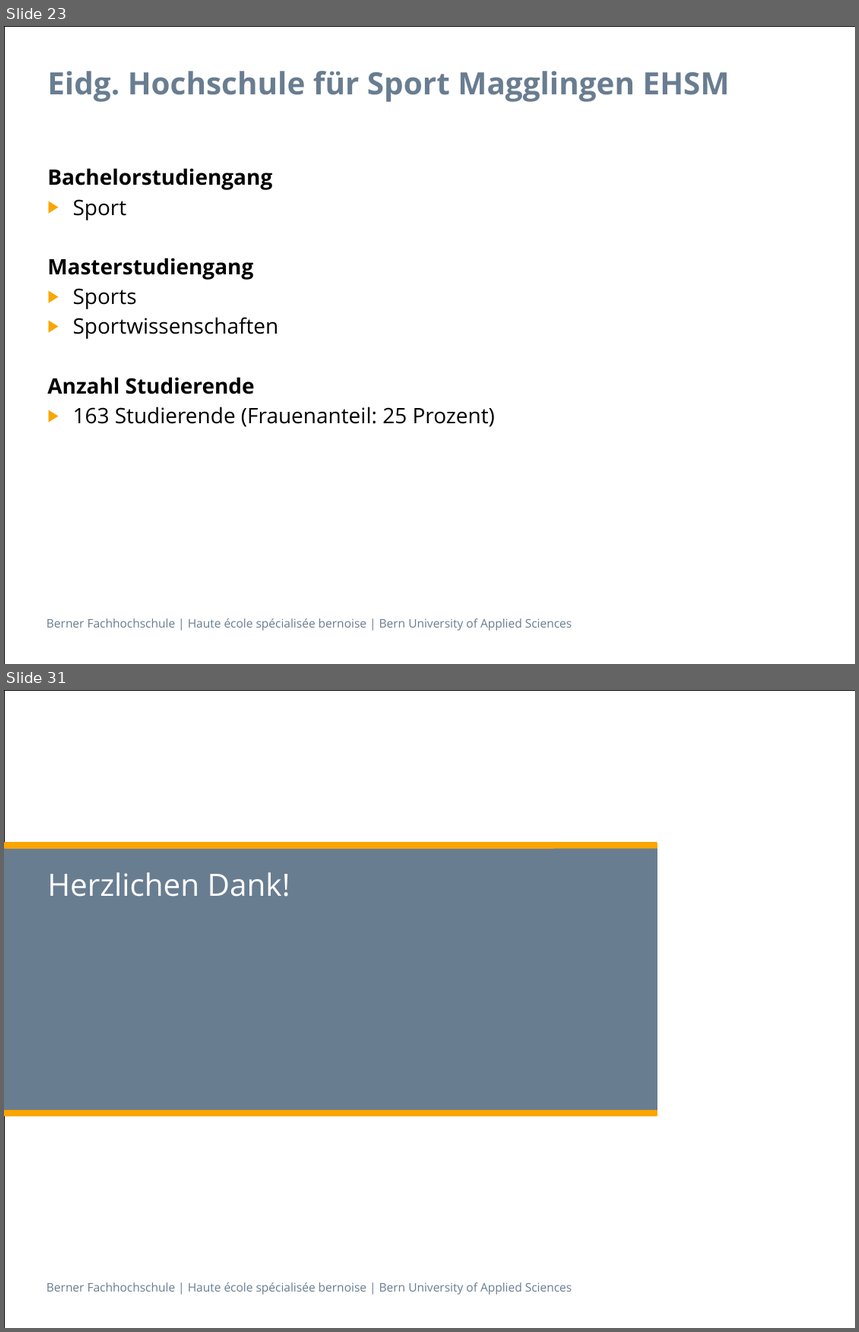
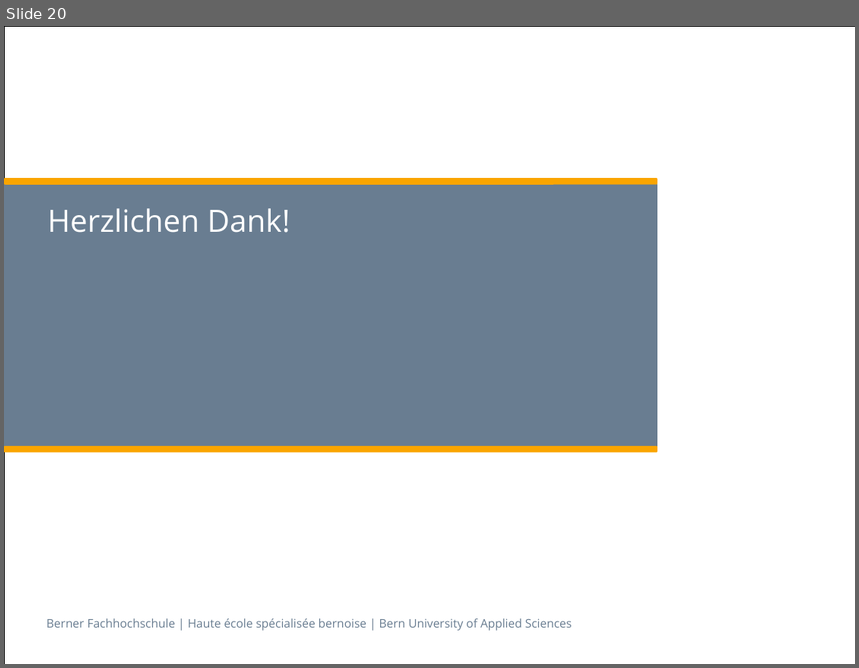
Before and after one commit to swisszeni/ch.bfh.btx8081.w2014.red, a slide deck: doc/finalPresentation/Praesentation_BFH_2013 copy.pptx. Shown one above the other, each under a label of ours: slides 23 and 31 before the commit, slide 20 after it; the slides between them are not shown. The pictures are 859x1332 and 859x668 pixels, drawn with LibreOffice and Linux fonts; fonts in the diff are those of the drawing. Boxes give left, top, right and bottom in pixels: in the first picture for what was removed or moved away, otherwise in the second. Text is boxed around its words. In the diff, an @@ line names an element or a change of style, - is before the commit and + after.

```diff
--- a/doc/finalPresentation/Praesentation_BFH_2013 copy.pptx
+++ b/doc/finalPresentation/Praesentation_BFH_2013 copy.pptx
@@ slide 23 removed at (4, 26, 855, 664), background #FFFFFF; not listed: 2 template elements that a slide beside it also shows @@
@@ title removed at (47, 71, 730, 102) @@
-Eidg. Hochschule für Sport Magglingen EHSM
@@ text removed at (47, 168, 495, 427) @@
-Bachelorstudiengang
-▶ Sport
-Masterstudiengang
-▶ Sports
-▶ Sportwissenschaften
-Anzahl Studierende
-▶ 163 Studierende (Frauenanteil: 25 Prozent)
@@ what was slide 31 is now slide 20 @@
```
Also in this commit, not shown: 2 slides changed, 16 slides added, 26 other slides removed.
